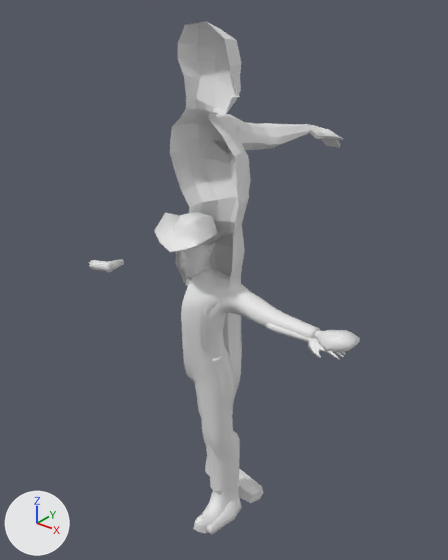
The glTF model blender_models/Cowboy_Rig.001.glb: old version first, new version second.
Camera for both pictures: a 50 mm lens placed at (1.86, -2.13, 2.87), pointed at (-0.15, 0.39, 1.31). Lighting does not change. The marker at lower left points along +X, +Y and +Z. Where no turn or scale is listed for an object, it has been applied to the vertices.

The scene before the commit, as lines of its bpy script (objects in view):
```python
me_cube_001 = bpy.data.meshes.new('Cube.001')
me_cube_001.from_pydata(...)  # 631 vertices, 1170 faces; spans x 0.0..0.85, y -0.15..0.12, z 0.19..1.79
me_cube_014 = bpy.data.meshes.new('Cube.014')
me_cube_014.from_pydata(...)  # 382 vertices, 718 faces; spans x -0.18..0.26, y 0.0..1.26, z 0.0..2.71
me_cube_015 = bpy.data.meshes.new('Cube.015')
me_cube_015.from_pydata(...)  # 1236 vertices, 2394 faces; spans x 0.0..0.83, y -0.18..0.14, z 0.0..1.8
ob_dude = bpy.data.objects.new('dude', me_cube_001)
ob_dude.location = (0.0, 0.0, 0.0)
ob_dude_base = bpy.data.objects.new('dude_base', me_cube_015)
ob_dude_base.location = (0.0, 0.0, 0.0)
ob_dude_master = bpy.data.objects.new('dude_Master', me_cube_014)
ob_dude_master.location = (0.0, 0.0, 0.0)
# also in view: 'Hat' at (0.0, -0.02, 1.78); 'Boots' at (0.12, -0.03, 0.19)
```
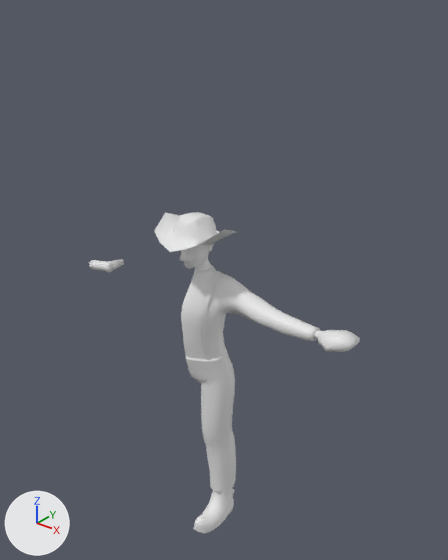
Boxes (x1, y1, x2, y2) around the edits, measured in the pictures (448 x 560 px):
```json
{"object": "dude_Master", "change": "deleted", "before": [170, 22, 344, 503]}
{"object": "dude_base", "change": "deleted", "before": [180, 243, 346, 534]}
```

The change, as JSON lines over the scene's bpy script:
```json
{"op": "remove", "block": "ob_dude_base", "code": ["ob_dude_base = bpy.data.objects.new('dude_base', me_cube_015)", "ob_dude_base.location = (0.0, 0.0, 0.0)"]}
{"op": "remove", "block": "ob_dude_master", "code": ["ob_dude_master = bpy.data.objects.new('dude_Master', me_cube_014)", "ob_dude_master.location = (0.0, 0.0, 0.0)"]}
```
